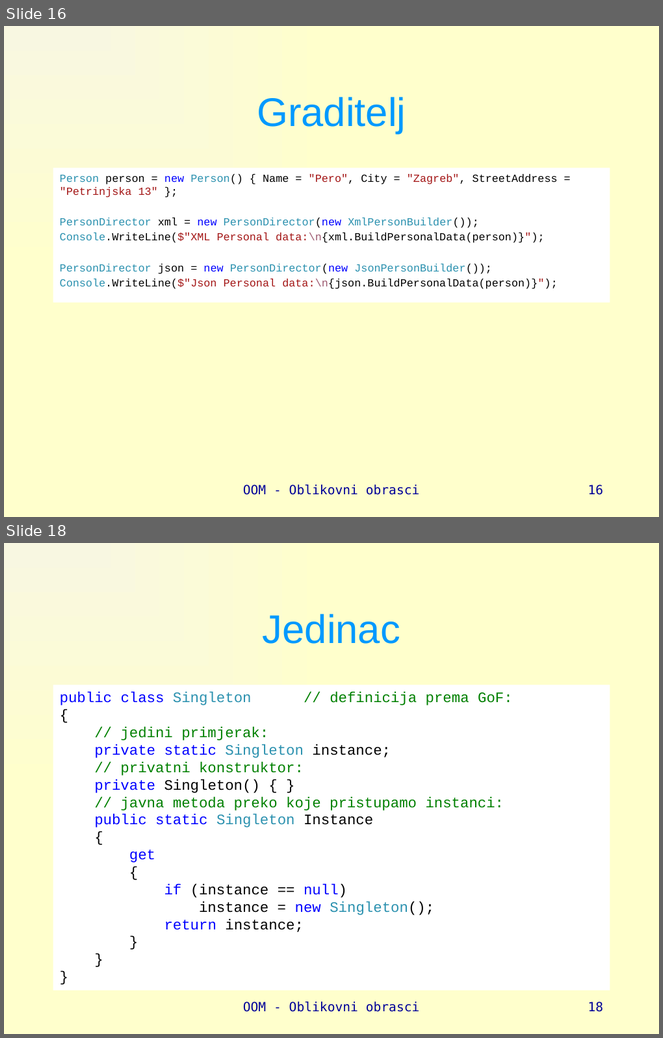
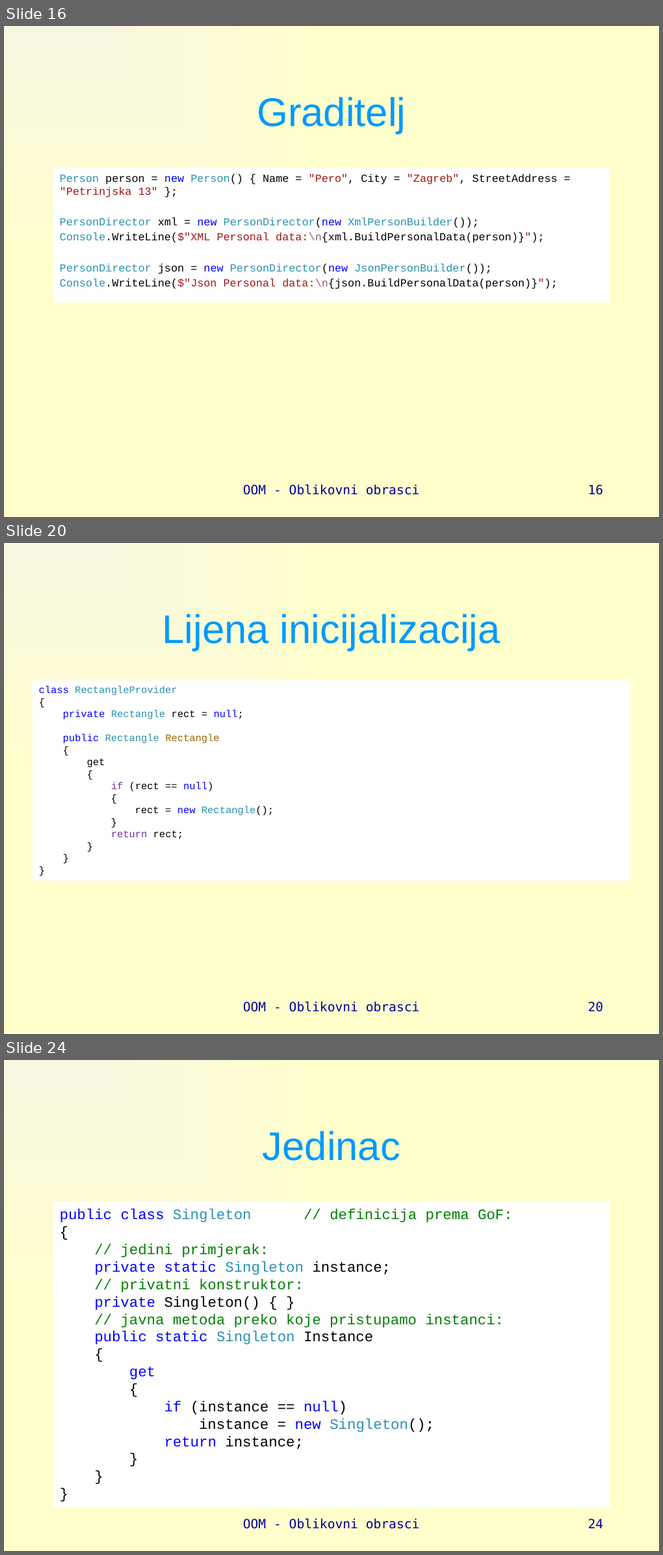
Before and after one commit to vsite-oom/DesignPatterns, a slide deck: docs/Design patterns.pptx. Shown one above the other, each under a label of ours: slides 16 and 18 before the commit, slides 16, 20 and 24 after it; the slides between them are not shown. The pictures are 663x1038 and 663x1555 pixels, drawn with LibreOffice and Linux fonts; fonts in the diff are those of the drawing. Boxes give left, top, right and bottom in pixels: in the first picture for what was removed or moved away, otherwise in the second. Text is boxed around its words. In the diff, an @@ line names an element or a change of style, - is before the commit and + after.

```diff
--- a/docs/Design patterns.pptx
+++ b/docs/Design patterns.pptx
@@ slide 20 added at [4,543,659,1034], background gradient #F8F7E1 to #FFFFCC @@
@@ title added at [163,614,501,651], 44 pt, text #0099FF @@
+Lijena inicijalizacija
@@ rectangle added at [32,681,631,881], fill #FFFFFF, 11 pt, text #2B91AF @@
+class RectangleProvider
+{
+private Rectangle rect = null;
+public Rectangle Rectangle
+{
+get
+{
+if (rect == null)
+{
+rect = new Rectangle();
+}
+return rect;
+}
+}
+}
@@ text added at [243,1002,420,1012], 14 pt, text #000099 @@
+OOM - Oblikovni obrasci
@@ page number added at [588,1002,604,1012], 14 pt, text #000099 @@
+20
@@ what was slide 18 is now slide 24 @@
@@ page number at [588,1519,604,1529]: text changed @@
-18
+24
```
Also in this commit, not shown: 13 slides changed, 7 other slides added, 19 other files.
